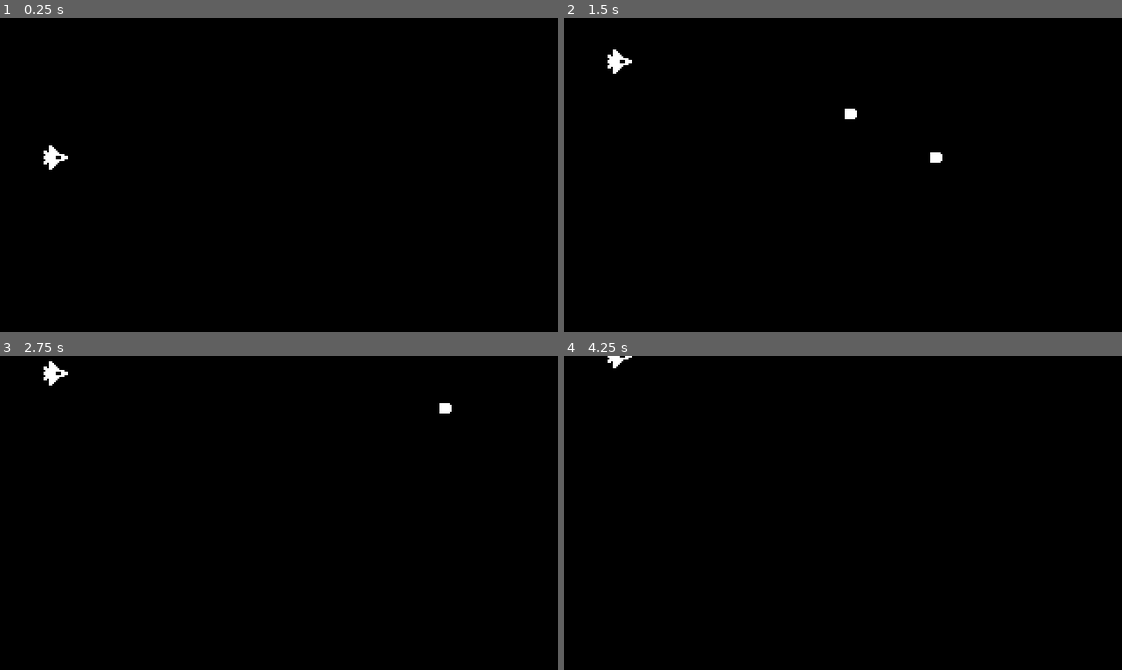
Above: before the commit, frames 1-4 (two rows, left to right).
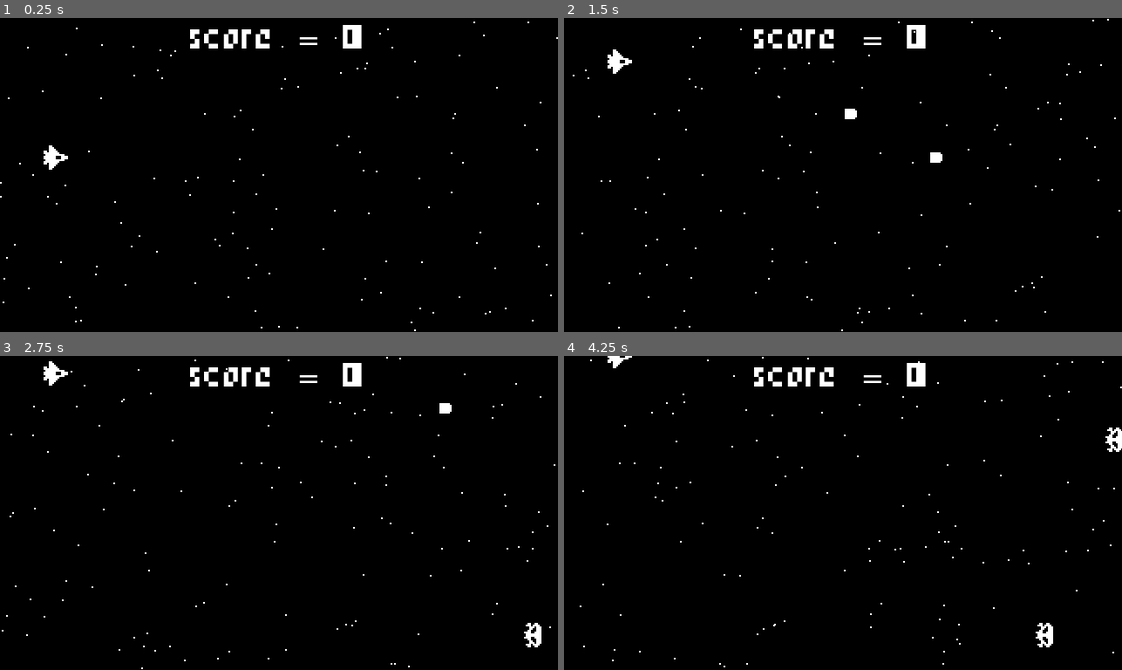
Above: after the commit, the same moments.

Repository: pjz987/heartbeast
Game: Godot game, scene res://world.tscn
The game is run twice, just before and just after one commit, with the same random seed, the same clock (stepped at 60 frames per second) and the same inputs.
Inputs:
- Up to frame 1 (0.25 s): no input
- Up to frame 2 (1.5 s): tap Enter (ui_accept) at 0.5, 0.77 s; hold Up (ui_up) 0.53-1.28 s; hold Down (ui_down) from 1.28 s (still down)
- Up to frame 3 (2.75 s): tap Enter (ui_accept) at 1.52 s; release Down (ui_down) at 2.03 s; hold Up (ui_up) from 2.03 s (still down)
- Up to frame 4 (4.25 s): tap Enter (ui_accept) at 3.02, 3.77 s; release Up (ui_up) at 3.53 s; hold Down (ui_down) from 3.53 s (still down)

The runs differ from the first frame. In frame 1, 1.0% of the frame differs, in the area x 0-100%, y 1-100%; in frame 2, 1.0%; in frame 3, 1.1%; in frame 4, 1.3%, in the area x 2-100%, y 0-100%.

Commit message:
save

Diff:
--- /dev/null
+++ b/space/effect_creator.gd
@@ -0,0 +1,13 @@
+extends Node2D
+
+@export var EFFECT_SCENE : PackedScene
+
+var width = ProjectSettings.get_setting('display/window/size/viewport_width')
+
+func _exit_tree():
+	if not EFFECT_SCENE is PackedScene: return
+	if global_position.x < 0 or global_position.x > width: return
+	var world = get_tree().current_scene
+	var effect = EFFECT_SCENE.instantiate()
+	world.add_child.call_deferred(effect)
+	effect.global_position = global_position
--- /dev/null
+++ b/space/effect_creator.tscn
@@ -0,0 +1,8 @@
+[gd_scene load_steps=3 format=3 uid="uid://0rgsficynwcy"]
+
+[ext_resource type="Script" path="res://effect_creator.gd" id="1_0c1cs"]
+[ext_resource type="PackedScene" uid="uid://jma38w4e6u48" path="res://explosion_effect.tscn" id="2_7606d"]
+
+[node name="EffectCreator" type="Node2D"]
+script = ExtResource("1_0c1cs")
+EFFECT_SCENE = ExtResource("2_7606d")
--- a/space/enemy.gd
+++ b/space/enemy.gd
@@ -1,6 +1,20 @@
 extends Area2D
 
 @export var speed = 20
+@export var armor = 3
 
 func _process(delta):
 	position.x -= speed * delta
+
+
+func _on_body_entered(body):
+	body.queue_free()
+	armor -= 1
+	if armor <= 0:
+		queue_free()
+		var world = get_tree().current_scene
+		world.score += 10
+
+
+func _on_visible_on_screen_notifier_2d_screen_exited():
+	queue_free()
--- a/space/enemy.tscn
+++ b/space/enemy.tscn
@@ -1,7 +1,8 @@
-[gd_scene load_steps=3 format=3 uid="uid://bplg0cfojdcsn"]
+[gd_scene load_steps=4 format=3 uid="uid://cg6a4xtcffy3m"]
 
 [ext_resource type="Script" path="res://enemy.gd" id="1_g3hih"]
 [ext_resource type="Texture2D" uid="uid://dcfv4s501ob35" path="res://enemy.png" id="1_jjtji"]
+[ext_resource type="PackedScene" uid="uid://0rgsficynwcy" path="res://effect_creator.tscn" id="3_371ep"]
 
 [node name="Enemy" type="Area2D"]
 script = ExtResource("1_g3hih")
@@ -11,3 +12,11 @@
 
 [node name="CollisionPolygon2D" type="CollisionPolygon2D" parent="."]
 polygon = PackedVector2Array(-5, -2, 1, -7, 3, -7, 5, -5, 5, 5, 3, 7, 1, 7, -5, 2)
+
+[node name="VisibleOnScreenNotifier2D" type="VisibleOnScreenNotifier2D" parent="."]
+scale = Vector2(0.6, 0.8)
+
+[node name="EffectCreator" parent="." instance=ExtResource("3_371ep")]
+
+[connection signal="body_entered" from="." to="." method="_on_body_entered"]
+[connection signal="screen_exited" from="VisibleOnScreenNotifier2D" to="." method="_on_visible_on_screen_notifier_2d_screen_exited"]
--- /dev/null
+++ b/space/enemy_spawner.gd
@@ -0,0 +1,20 @@
+extends Node2D
+
+const ENEMY_SCENE = preload("res://enemy.tscn")
+@onready var spawn_points = $SpawnPoints
+
+func get_spawn_position():
+	var points = spawn_points.get_children()
+	var point = points.pick_random()
+	return point.global_position
+
+func spawn_enemy():
+	var enemy = ENEMY_SCENE.instantiate()
+	var world = get_tree().current_scene
+	world.add_child(enemy)
+	var spawn_poisition = get_spawn_position()
+	enemy.global_position = spawn_poisition
+
+
+func _on_timer_timeout():
+	spawn_enemy()
--- /dev/null
+++ b/space/enemy_spawner.tscn
@@ -0,0 +1,46 @@
+[gd_scene load_steps=2 format=3 uid="uid://dsea6kvgy1q6t"]
+
+[ext_resource type="Script" path="res://enemy_spawner.gd" id="1_0iqij"]
+
+[node name="EnemySpawner" type="Node2D"]
+script = ExtResource("1_0iqij")
+
+[node name="SpawnPoints" type="Node2D" parent="."]
+
+[node name="Marker2D1" type="Marker2D" parent="SpawnPoints"]
+
+[node name="Marker2D2" type="Marker2D" parent="SpawnPoints"]
+position = Vector2(0, 16)
+
+[node name="Marker2D3" type="Marker2D" parent="SpawnPoints"]
+position = Vector2(0, 32)
+
+[node name="Marker2D4" type="Marker2D" parent="SpawnPoints"]
+position = Vector2(0, 48)
+
+[node name="Marker2D5" type="Marker2D" parent="SpawnPoints"]
+position = Vector2(0, 64)
+
+[node name="Marker2D6" type="Marker2D" parent="SpawnPoints"]
+position = Vector2(0, 80)
+
+[node name="Marker2D7" type="Marker2D" parent="SpawnPoints"]
+position = Vector2(0, 96)
+
+[node name="Marker2D8" type="Marker2D" parent="SpawnPoints"]
+position = Vector2(0, 112)
+
+[node name="Marker2D9" type="Marker2D" parent="SpawnPoints"]
+position = Vector2(0, 128)
+
+[node name="Marker2D10" type="Marker2D" parent="SpawnPoints"]
+position = Vector2(0, 144)
+
+[node name="Marker2D11" type="Marker2D" parent="SpawnPoints"]
+position = Vector2(0, 160)
+
+[node name="Timer" type="Timer" parent="."]
+wait_time = 2.0
+autostart = true
+
+[connection signal="timeout" from="Timer" to="." method="_on_timer_timeout"]
--- /dev/null
+++ b/space/explosion_effect.tscn
@@ -0,0 +1,70 @@
+[gd_scene load_steps=6 format=3 uid="uid://jma38w4e6u48"]
+
+[ext_resource type="Texture2D" uid="uid://d261u7tyvdobj" path="res://explosion.png" id="1_epx81"]
+[ext_resource type="AudioStream" uid="uid://csredd34kuck" path="res://explosion_sound.wav" id="2_vhavp"]
+
+[sub_resource type="Animation" id="Animation_soili"]
+length = 0.001
+tracks/0/type = "value"
+tracks/0/imported = false
+tracks/0/enabled = true
+tracks/0/path = NodePath(".:frame")
+tracks/0/interp = 1
+tracks/0/loop_wrap = true
+tracks/0/keys = {
+"times": PackedFloat32Array(0),
+"transitions": PackedFloat32Array(1),
+"update": 1,
+"values": [0]
+}
+
+[sub_resource type="Animation" id="Animation_wte43"]
+resource_name = "explode"
+length = 0.6
+tracks/0/type = "value"
+tracks/0/imported = false
+tracks/0/enabled = true
+tracks/0/path = NodePath(".:frame")
+tracks/0/interp = 1
+tracks/0/loop_wrap = true
+tracks/0/keys = {
+"times": PackedFloat32Array(0, 0.1, 0.2, 0.3, 0.4, 0.5),
+"transitions": PackedFloat32Array(1, 1, 1, 1, 1, 1),
+"update": 1,
+"values": [0, 1, 2, 3, 4, 5]
+}
+tracks/1/type = "method"
+tracks/1/imported = false
+tracks/1/enabled = true
+tracks/1/path = NodePath(".")
+tracks/1/interp = 1
+tracks/1/loop_wrap = true
+tracks/1/keys = {
+"times": PackedFloat32Array(0.6),
+"transitions": PackedFloat32Array(1),
+"values": [{
+"args": [],
+"method": &"queue_free"
+}]
+}
+
+[sub_resource type="AnimationLibrary" id="AnimationLibrary_euo5y"]
+_data = {
+"RESET": SubResource("Animation_soili"),
+"explode": SubResource("Animation_wte43")
+}
+
+[node name="ExplosionEffect" type="Sprite2D"]
+texture = ExtResource("1_epx81")
+hframes = 6
+
+[node name="AnimationPlayer" type="AnimationPlayer" parent="."]
+autoplay = "explode"
+libraries = {
+"": SubResource("AnimationLibrary_euo5y")
+}
+
+[node name="AudioStreamPlayer" type="AudioStreamPlayer" parent="."]
+stream = ExtResource("2_vhavp")
+volume_db = -13.128
+autoplay = true
--- /dev/null
+++ b/space/hit_effect.gd
@@ -0,0 +1,9 @@
+extends Node2D
+
+@onready var cpu_particles_2d = $CPUParticles2D
+
+func _ready():
+	cpu_particles_2d.one_shot = true
+
+func _on_timer_timeout():
+	queue_free()
--- /dev/null
+++ b/space/hit_effect.tscn
@@ -0,0 +1,32 @@
+[gd_scene load_steps=4 format=3 uid="uid://b5mu2trn8mfu4"]
+
+[ext_resource type="Script" path="res://hit_effect.gd" id="1_vwldo"]
+[ext_resource type="AudioStream" uid="uid://buxd2m3huqoko" path="res://hit_sound.wav" id="2_kqod3"]
+
+[sub_resource type="Gradient" id="Gradient_a7e4g"]
+offsets = PackedFloat32Array(0, 0.81457, 1)
+colors = PackedColorArray(1, 1, 1, 1, 1, 1, 1, 0.913725, 1, 1, 1, 0)
+
+[node name="HitEffect" type="Node2D"]
+script = ExtResource("1_vwldo")
+
+[node name="CPUParticles2D" type="CPUParticles2D" parent="."]
+amount = 6
+lifetime = 0.5
+explosiveness = 1.0
+spread = 180.0
+gravity = Vector2(0, 0)
+initial_velocity_max = 50.0
+scale_amount_min = 1.5
+scale_amount_max = 1.5
+color_ramp = SubResource("Gradient_a7e4g")
+
+[node name="Timer" type="Timer" parent="."]
+wait_time = 0.5
+
+[node name="AudioStreamPlayer" type="AudioStreamPlayer" parent="."]
+stream = ExtResource("2_kqod3")
+volume_db = -16.865
+autoplay = true
+
+[connection signal="timeout" from="Timer" to="." method="_on_timer_timeout"]
--- a/space/laser.tscn
+++ b/space/laser.tscn
@@ -1,6 +1,9 @@
-[gd_scene load_steps=3 format=3 uid="uid://bnjjrvcbj280h"]
+[gd_scene load_steps=6 format=3 uid="uid://bnjjrvcbj280h"]
 
 [ext_resource type="Texture2D" uid="uid://10x1osbh6k65" path="res://laser.png" id="1_obxyd"]
+[ext_resource type="PackedScene" uid="uid://0rgsficynwcy" path="res://effect_creator.tscn" id="2_iptfg"]
+[ext_resource type="PackedScene" uid="uid://b5mu2trn8mfu4" path="res://hit_effect.tscn" id="3_wriyt"]
+[ext_resource type="AudioStream" uid="uid://cpen2qdveg2f7" path="res://laser_sound.wav" id="4_5bcty"]
 
 [sub_resource type="RectangleShape2D" id="RectangleShape2D_tuete"]
 size = Vector2(6, 6)
@@ -14,3 +17,17 @@
 
 [node name="CollisionShape2D" type="CollisionShape2D" parent="."]
 shape = SubResource("RectangleShape2D_tuete")
+
+[node name="VisibleOnScreenNotifier2D" type="VisibleOnScreenNotifier2D" parent="."]
+position = Vector2(0.5, 2.38419e-07)
+scale = Vector2(0.45, 0.4)
+
+[node name="EffectCreator" parent="." instance=ExtResource("2_iptfg")]
+EFFECT_SCENE = ExtResource("3_wriyt")
+
+[node name="AudioStreamPlayer" type="AudioStreamPlayer" parent="."]
+stream = ExtResource("4_5bcty")
+volume_db = -1.981
+autoplay = true
+
+[connection signal="screen_exited" from="VisibleOnScreenNotifier2D" to="." method="queue_free"]
--- a/space/ship.gd
+++ b/space/ship.gd
@@ -14,3 +14,8 @@
 		var world = get_tree().current_scene
 		world.add_child(laser)
 		laser.position = position
+
+
+func _on_area_entered(area):
+	queue_free()
+	area.queue_free()
--- a/space/ship.tscn
+++ b/space/ship.tscn
@@ -1,7 +1,8 @@
-[gd_scene load_steps=3 format=3 uid="uid://d64ygvtqdojh"]
+[gd_scene load_steps=4 format=3 uid="uid://y7nny2wf3pl"]
 
 [ext_resource type="Script" path="res://ship.gd" id="1_k5kor"]
 [ext_resource type="Texture2D" uid="uid://djdll1kcewgtb" path="res://ship.png" id="1_oed4r"]
+[ext_resource type="PackedScene" uid="uid://0rgsficynwcy" path="res://effect_creator.tscn" id="3_sp20c"]
 
 [node name="Ship" type="Area2D"]
 z_index = 1
@@ -12,3 +13,7 @@
 
 [node name="CollisionPolygon2D" type="CollisionPolygon2D" parent="."]
 polygon = PackedVector2Array(-7, -4, -5, -4, -4, -7, -2, -7, 3, -2, 5, -2, 7, -1, 7, 1, 5, 2, 3, 2, -2, 7, -4, 7, -5, 4, -7, 4)
+
+[node name="EffectCreator" parent="." instance=ExtResource("3_sp20c")]
+
+[connection signal="area_entered" from="." to="." method="_on_area_entered"]
--- /dev/null
+++ b/space/world.gd
@@ -0,0 +1,10 @@
+extends Node2D
+
+@onready var score_label = $ScoreLabel
+
+var score = 0:
+	get:
+		return score
+	set(value):
+		score = value
+		score_label.text = 'Score = ' + str(score)
--- a/space/world.tscn
+++ b/space/world.tscn
@@ -1,8 +1,15 @@
-[gd_scene load_steps=2 format=3 uid="uid://bqxd00y37etqb"]
+[gd_scene load_steps=6 format=3 uid="uid://bqxd00y37etqb"]
 
-[ext_resource type="PackedScene" uid="uid://d64ygvtqdojh" path="res://ship.tscn" id="1_2wcyq"]
+[ext_resource type="Script" path="res://world.gd" id="1_1rocj"]
+[ext_resource type="PackedScene" uid="uid://y7nny2wf3pl" path="res://ship.tscn" id="1_2wcyq"]
+[ext_resource type="PackedScene" uid="uid://dsea6kvgy1q6t" path="res://enemy_spawner.tscn" id="2_yrrme"]
+[ext_resource type="FontFile" uid="uid://ch86xuk4l1ion" path="res://pixel_rpg.ttf" id="4_gdeul"]
+
+[sub_resource type="LabelSettings" id="LabelSettings_0e3le"]
+font = ExtResource("4_gdeul")
 
 [node name="World" type="Node2D"]
+script = ExtResource("1_1rocj")
 
 [node name="ColorRect" type="ColorRect" parent="."]
 offset_right = 320.0
@@ -11,3 +18,29 @@
 
 [node name="Ship" parent="." instance=ExtResource("1_2wcyq")]
 position = Vector2(32, 80)
+
+[node name="EnemySpawner" parent="." instance=ExtResource("2_yrrme")]
+position = Vector2(320, 0)
+
+[node name="ScoreLabel" type="Label" parent="."]
+z_index = 2
+offset_left = 96.0
+offset_right = 224.0
+offset_bottom = 26.0
+text = "score = 0"
+label_settings = SubResource("LabelSettings_0e3le")
+horizontal_alignment = 1
+vertical_alignment = 1
+
+[node name="StarParticles" type="CPUParticles2D" parent="."]
+position = Vector2(320, 90)
+amount = 200
+lifetime = 7.0
+preprocess = 7.0
+emission_shape = 3
+emission_rect_extents = Vector2(1, 90)
+direction = Vector2(-1, 0)
+spread = 0.0
+gravity = Vector2(0, 0)
+initial_velocity_min = 50.0
+initial_velocity_max = 100.0
